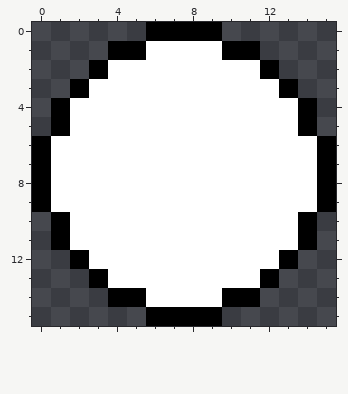
File history of a pixel-art file, hand.aseprite. That is the earlier state.
16x16 pixels, 1 frame.
New version:
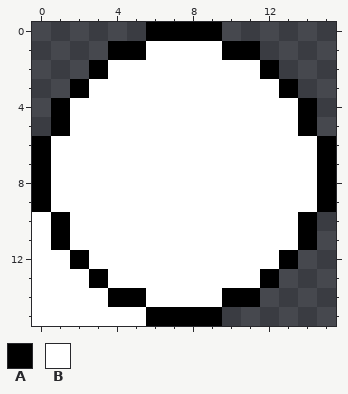
Palette (. is transparent): A #000000  B #ffffff
Change:
Changed rows in their new state; - is an unchanged pixel.
first column x 0:
10 B-----
11 B-----
12 BB----
13 BBB---
14 BBBB--
15 BBBBBB
